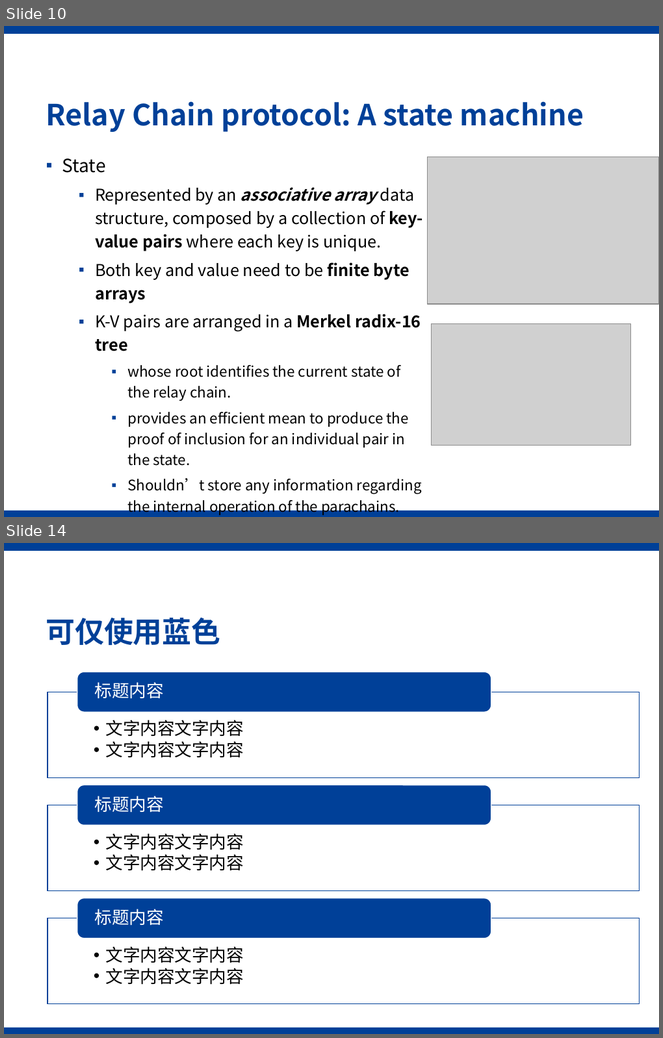
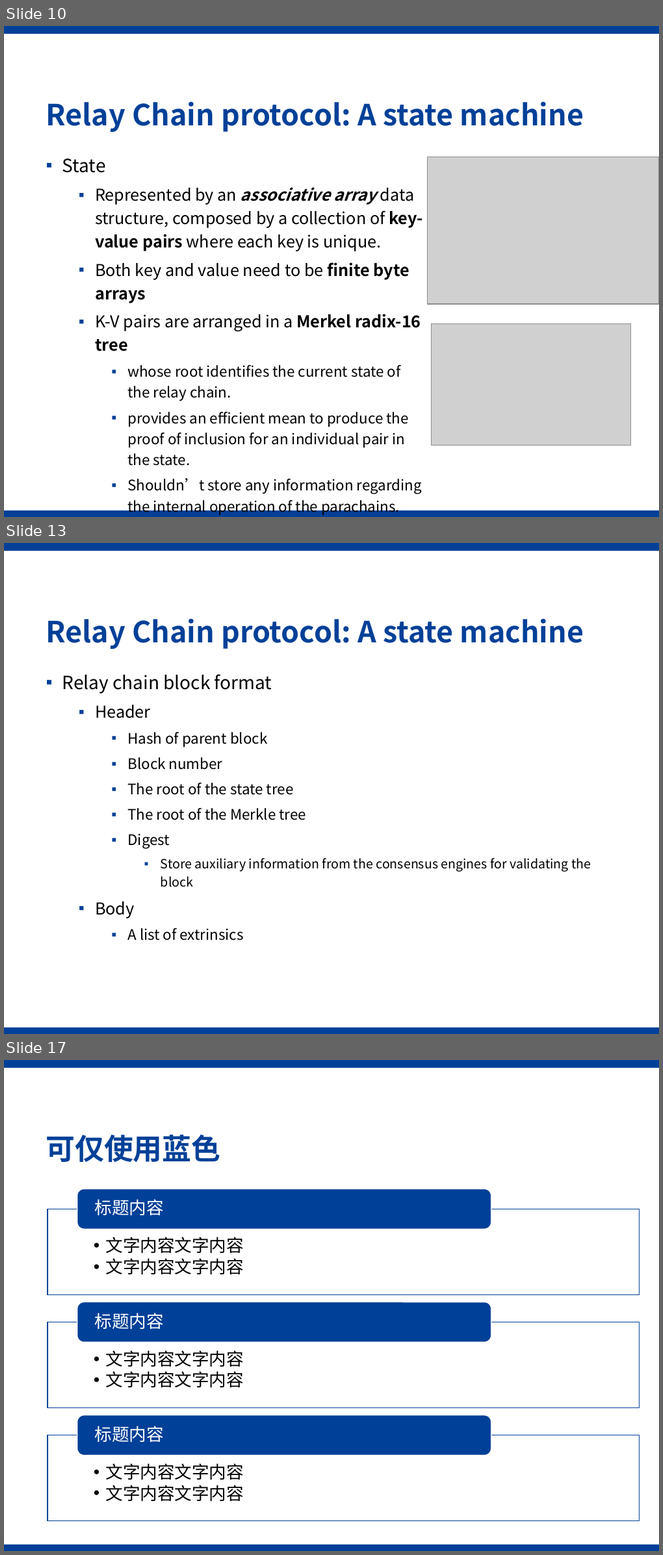
Before and after one commit to Voidkai/Polkadot, a slide deck: Polkadot-PPT.pptx. Shown one above the other, each under a label of ours: slides 10 and 14 before the commit, slides 10, 13 and 17 after it; the slides between them are not shown. The pictures are 663x1038 and 663x1555 pixels, drawn with LibreOffice and Linux fonts; fonts in the diff are those of the drawing; grey boxes stand for pictures; background and template pictures are left out. Boxes give left, top, right and bottom in pixels: in the first picture for what was removed or moved away, otherwise in the second. Text is boxed around its words. In the diff, an @@ line names an element or a change of style, - is before the commit and + after.

```diff
--- a/Polkadot-PPT.pptx
+++ b/Polkadot-PPT.pptx
@@ slide 13 added at (4, 543, 659, 1034), background #FFFFFF; not listed: 2 template elements that a slide beside it also shows @@
@@ title added at (46, 618, 584, 649), 32 pt, text #004098, bold @@
+Relay Chain protocol: A state machine
@@ text added at (62, 674, 591, 941), 16 pt, text #000000 @@
+▪ Relay chain block format
+  ▪ Header
+    ▪ Hash of parent block
+    ▪ Block number
+    ▪ The root of the state tree
+    ▪ The root of the Merkle tree
+    ▪ Digest
+      ▪ Store auxiliary information from the consensus engines for validating the block
+  ▪ Body
+    ▪ A list of extrinsics
@@ what was slide 14 is now slide 17 @@
```
Also in this commit, not shown: 7 slides changed, 2 other slides added.
